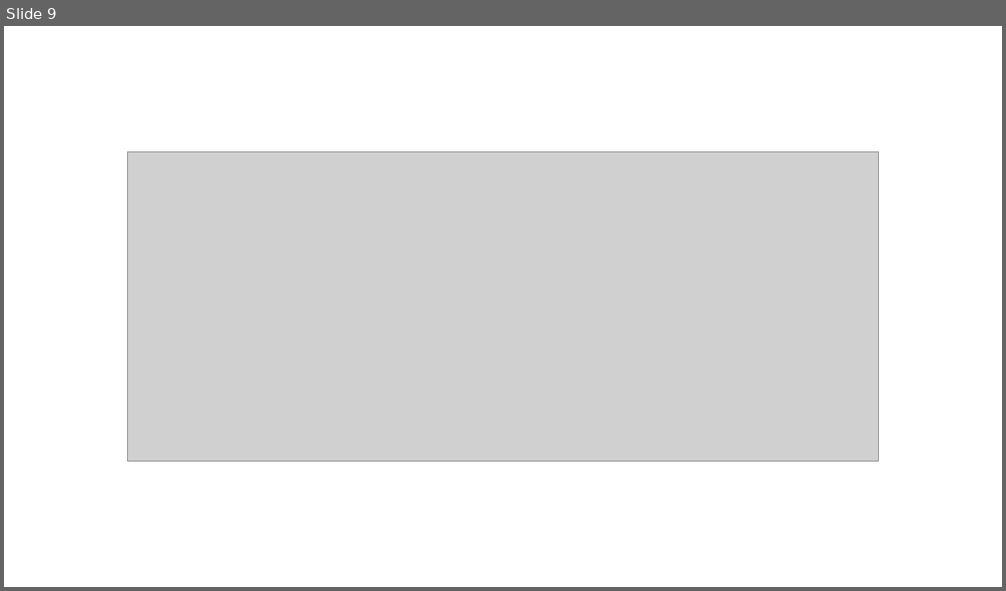
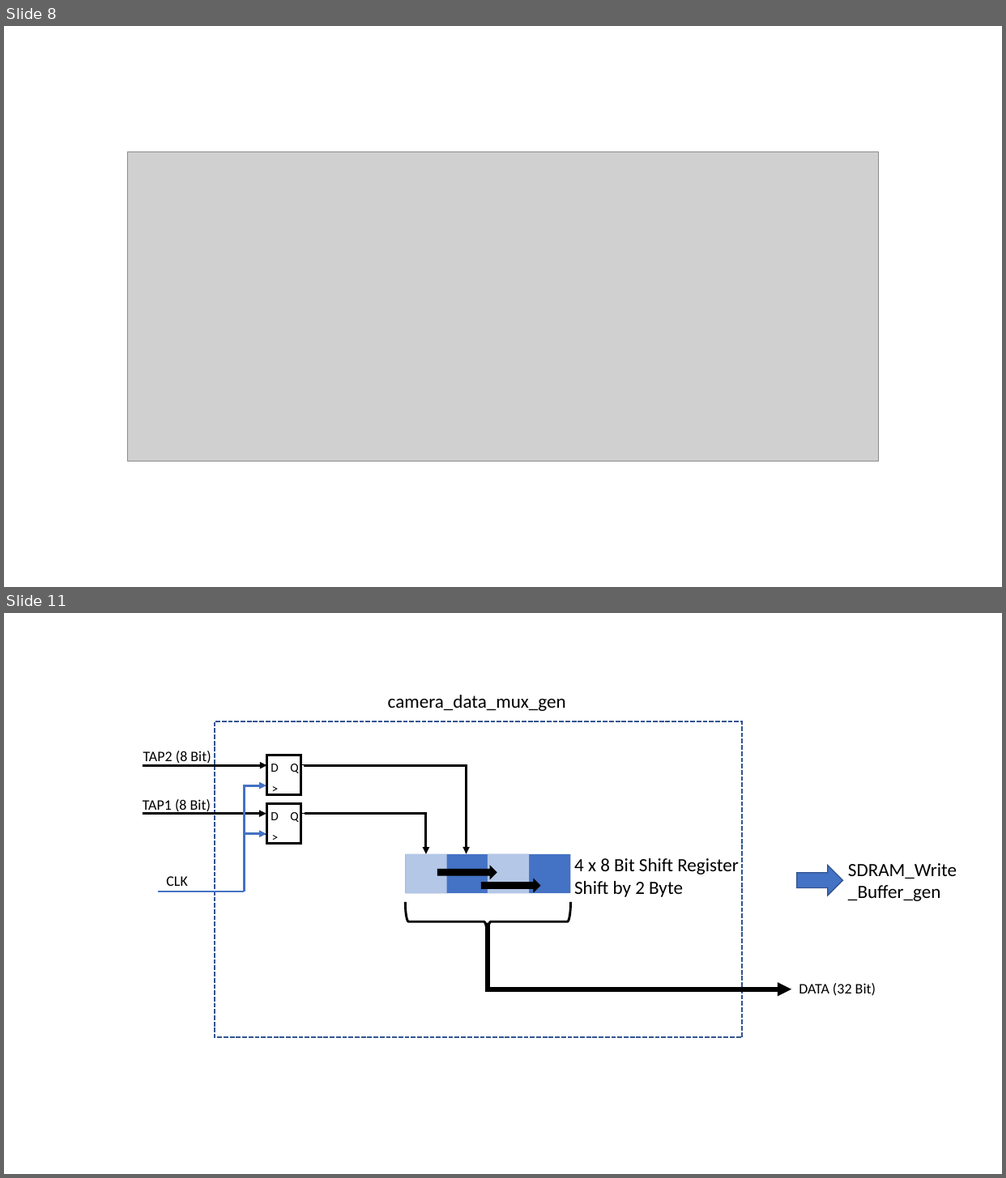
Before and after one commit to Chriss95De/Bachelors-Thesis-VHDL-Pattern-Detection, a slide deck: Dokumentation/Stand Oster/Grafiken.pptx. Shown one above the other, each under a label of ours: slide 9 before the commit, slides 8 and 11 after it; the slides between them are not shown. The pictures are 1006x591 and 1006x1178 pixels, drawn with LibreOffice and Linux fonts; fonts in the diff are those of the drawing; grey boxes stand for pictures. Boxes give left, top, right and bottom in pixels: in the first picture for what was removed or moved away, otherwise in the second. Text is boxed around its words. In the diff, an @@ line names an element or a change of style, - is before the commit and + after.

```diff
--- a/Dokumentation/Stand Oster/Grafiken.pptx
+++ b/Dokumentation/Stand Oster/Grafiken.pptx
@@ slide 11 added at (x1=4, y1=613, x2=1002, y2=1174), background #FFFFFF @@
@@ text added at (x1=388, y1=695, x2=566, y2=711), 18 pt, text #000000 @@
+camera_data_mux_gen
@@ rectangle added at (x1=215, y1=722, x2=742, y2=1037), outline #325491 1.5 pt dashed @@
@@ text added at (x1=143, y1=751, x2=211, y2=765), 14 pt, text #000000 @@
+TAP2 (8 Bit)
@@ arrow added from (143, 766) to (266, 766), #000000 2.25 pt @@
@@ elbow arrow added from (305, 766) to (466, 854), #000000 2.25 pt @@
@@ text added at (x1=143, y1=799, x2=211, y2=815), 14 pt, text #000000 @@
+TAP1 (8 Bit)
@@ elbow arrow added from (245, 892) to (266, 786), #4472C4 2.25 pt @@
@@ group added at (x1=259, y1=756, x2=308, y2=794): 3 texts, 3 lines, 1 rectangle @@
+>
+D
+Q
@@ arrow added from (143, 814) to (266, 814), #000000 2.25 pt @@
@@ elbow arrow added from (305, 814) to (426, 854), #000000 2.25 pt @@
@@ arrow added from (245, 834) to (266, 834), #4472C4 2.25 pt @@
@@ group added at (x1=259, y1=804, x2=308, y2=843): 3 texts, 3 lines, 1 rectangle @@
+>
+D
+Q
@@ rectangle added at (x1=405, y1=854, x2=571, y2=893), fill #4472C4 @@
@@ rectangle added at (x1=405, y1=854, x2=446, y2=894), fill #B4C7E7 @@
@@ rectangle added at (x1=488, y1=854, x2=529, y2=894), fill #B4C7E7 @@
@@ text added at (x1=166, y1=876, x2=187, y2=886), 14 pt, text #000000 @@
+CLK
@@ right arrow added at (x1=438, y1=867, x2=496, y2=879), fill #000000, outline #000000 1 pt @@
@@ right arrow added at (x1=482, y1=879, x2=540, y2=892), fill #000000, outline #000000 1 pt @@
@@ text added at (x1=574, y1=858, x2=739, y2=897), 18 pt, text #000000 @@
+4 x 8 Bit Shift Register
+Shift by 2 Byte
@@ right arrow added at (x1=797, y1=865, x2=842, y2=895), fill #4472C4, outline #325491 1 pt @@
@@ text added at (x1=848, y1=863, x2=957, y2=901), 18 pt, text #000000 @@
+SDRAM_Write_Buffer_gen
@@ line added from (245, 892) to (158, 892), #4472C4 2.25 pt @@
@@ right brace added at (x1=405, y1=902, x2=571, y2=942), outline #000000 2.25 pt @@
@@ elbow arrow added from (488, 942) to (791, 990), #000000 4.5 pt @@
@@ text added at (x1=799, y1=983, x2=876, y2=996), 14 pt, text #000000 @@
+DATA (32 Bit)
@@ what was slide 9 is now slide 8 @@
```
Also in this commit, not shown: 1 slide changed, 12 other slides added, 30 other files.
